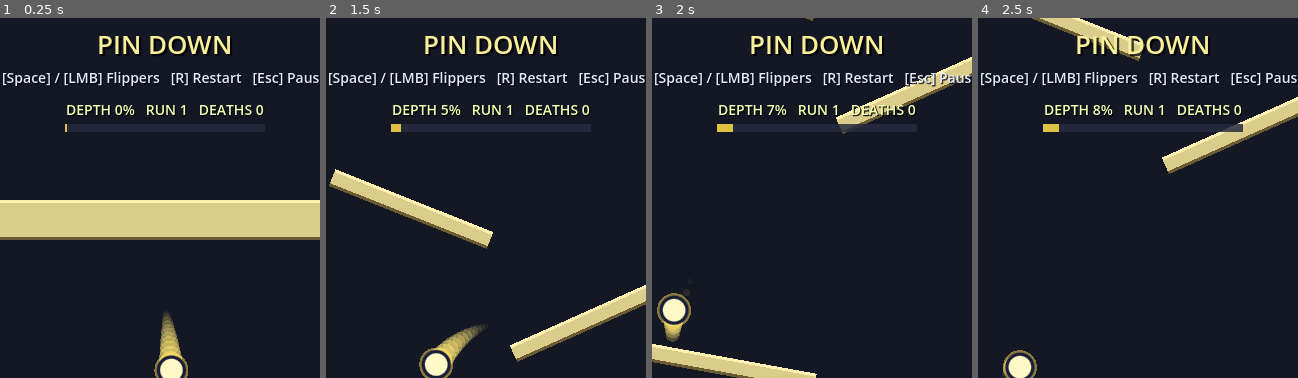
Above: before the commit, frames 1-4 (left to right).
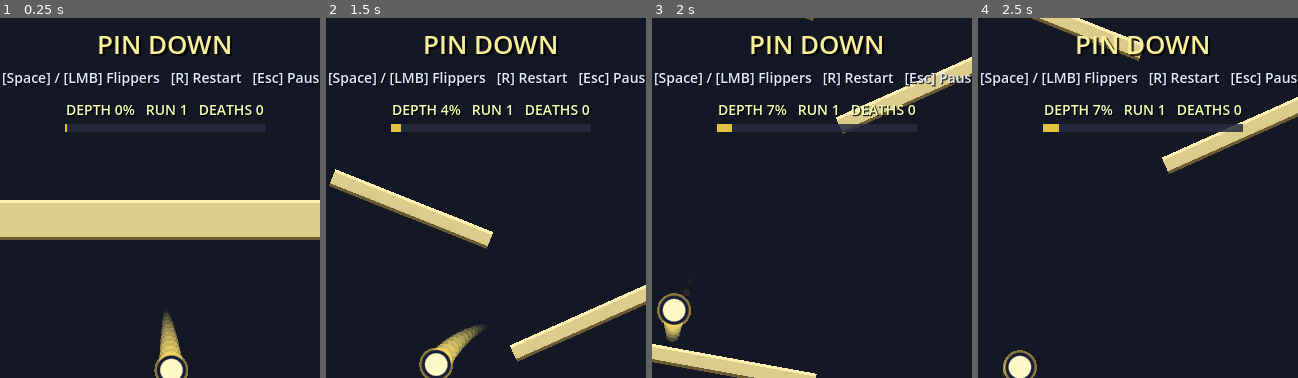
Above: after the commit, the same moments.

Repository: YonatanBenezra/InfinitePong
Game: Godot game, scene res://scenes/main.tscn
The game is run twice, just before and just after one commit, with the same random seed, the same clock (stepped at 60 frames per second) and the same inputs.
Inputs:
- Up to frame 1 (0.25 s): no input
- Up to frame 2 (1.5 s): hold Space (flipper) 0.53-1.28 s; tap Space (flipper) at 1.35 s
- Up to frame 3 (2 s): no input
- Up to frame 4 (2.5 s): hold Space (flipper) from 2.03 s (still down)
The pictures show only the part of the screen within x 24-74%, y 0-50%; the shares and areas given below are measured in that part.

Frame 1 is identical in both runs. In frame 2, less than 0.1% of the frame differs, in the area x 35-39%, y 24-28%; in frame 3, less than 0.1%; in frame 4, less than 0.1%.

Commit message:
Add audio cues for hazards and ricochets, implement biome filtering for chunk generation, and enhance flipper mechanics
- Added SfxHazard and SfxRicochet audio streams to main scene.
- Implemented hazard_sound and ricochet_sound functions in audio_synth.gd.
- Updated ball.gd to emit ball_ricochet event based on speed threshold.
- Enhanced chunk_definition.gd and chunk_generator.gd to support biome filtering for chunk selection.
- Added hazard_hit event in game_events.gd and updated hazard_spike.gd to emit this event on collision.

Diff:
--- /dev/null
+++ b/chunks/chunk_flip_inverted.tscn
@@ -0,0 +1,97 @@
+[gd_scene load_steps=6 format=3 uid="uid://cchunkfinv1"]
+
+[ext_resource type="PackedScene" path="res://scenes/flipper_flat.tscn" id="1"]
+[ext_resource type="PackedScene" path="res://scenes/flipper_standard.tscn" id="2"]
+
+[sub_resource type="RectangleShape2D" id="Rect_wall_tall"]
+size = Vector2(64, 440)
+
+[sub_resource type="RectangleShape2D" id="Rect_ledge"]
+size = Vector2(120, 22)
+
+[sub_resource type="RectangleShape2D" id="Rect_diamond"]
+size = Vector2(48, 48)
+
+[node name="ChunkFlipInverted" type="Node2D"]
+
+[node name="ConnectTop" type="Marker2D" parent="."]
+position = Vector2(320, 0)
+
+[node name="ConnectBottom" type="Marker2D" parent="."]
+position = Vector2(320, 420)
+
+[node name="BallSpawn" type="Marker2D" parent="."]
+position = Vector2(320, 48)
+
+[node name="WallLeft" type="StaticBody2D" parent="."]
+position = Vector2(40, 210)
+collision_layer = 1
+collision_mask = 0
+
+[node name="CollisionShape2D" type="CollisionShape2D" parent="WallLeft"]
+shape = SubResource("Rect_wall_tall")
+
+[node name="WallRight" type="StaticBody2D" parent="."]
+position = Vector2(600, 210)
+collision_layer = 1
+collision_mask = 0
+
+[node name="CollisionShape2D" type="CollisionShape2D" parent="WallRight"]
+shape = SubResource("Rect_wall_tall")
+
+[node name="TopLedgeLeft" type="StaticBody2D" parent="."]
+position = Vector2(140, 110)
+collision_layer = 1
+collision_mask = 0
+
+[node name="CollisionShape2D" type="CollisionShape2D" parent="TopLedgeLeft"]
+shape = SubResource("Rect_ledge")
+
+[node name="TopLedgeRight" type="StaticBody2D" parent="."]
+position = Vector2(500, 110)
+collision_layer = 1
+collision_mask = 0
+
+[node name="CollisionShape2D" type="CollisionShape2D" parent="TopLedgeRight"]
+shape = SubResource("Rect_ledge")
+
+[node name="BumperLeft" type="StaticBody2D" parent="."]
+position = Vector2(230, 200)
+rotation = 0.785398
+collision_layer = 1
+collision_mask = 0
+
+[node name="CollisionShape2D" type="CollisionShape2D" parent="BumperLeft"]
+shape = SubResource("Rect_diamond")
+
+[node name="BumperRight" type="StaticBody2D" parent="."]
+position = Vector2(410, 200)
+rotation = 0.785398
+collision_layer = 1
+collision_mask = 0
+
+[node name="CollisionShape2D" type="CollisionShape2D" parent="BumperRight"]
+shape = SubResource("Rect_diamond")
+
+[node name="InvertedFlipperLeft" parent="." instance=ExtResource("2")]
+position = Vector2(170, 290)
+rest_angle_deg = -32.0
+active_angle_deg = 38.0
+flick_speed_deg = 2400.0
+kick_impulse = 540.0
+
+[node name="InvertedFlipperRight" parent="." instance=ExtResource("2")]
+position = Vector2(470, 290)
+rotation = 3.141593
+rest_angle_deg = -32.0
+active_angle_deg = 38.0
+flick_speed_deg = 2400.0
+kick_impulse = 540.0
+mirror = true
+
+[node name="InvertedGate" parent="." instance=ExtResource("1")]
+position = Vector2(320, 360)
+active_offset = Vector2(0, 80)
+move_speed = 2600.0
+kick_impulse = 320.0
+contact_radius = 120.0
--- /dev/null
+++ b/resources/chunk_def_flip_inverted.tres
@@ -0,0 +1,11 @@
+[gd_resource type="Resource" load_steps=3 format=3 uid="uid://cdefinvflip1"]
+
+[ext_resource type="Script" path="res://scripts/chunk_definition.gd" id="1"]
+[ext_resource type="PackedScene" path="res://chunks/chunk_flip_inverted.tscn" id="2"]
+
+[resource]
+script = ExtResource("1")
+scene = ExtResource("2")
+difficulty = 3
+weight = 0.9
+tags = PackedStringArray("inverted_flipper", "skill")
--- a/scenes/main.tscn
+++ b/scenes/main.tscn
@@ -136,3 +136,9 @@
 
 [node name="SfxWin" type="AudioStreamPlayer" parent="."]
 bus = "Master"
+
+[node name="SfxHazard" type="AudioStreamPlayer" parent="."]
+bus = "Master"
+
+[node name="SfxRicochet" type="AudioStreamPlayer" parent="."]
+bus = "Master"
--- a/scripts/audio_synth.gd
+++ b/scripts/audio_synth.gd
@@ -78,6 +78,44 @@
 	return _pack(s)
 
 
+static func hazard_sound() -> AudioStreamWAV:
+	# Sharp, metallic stinger for spike contact — distinct from the longer
+	# death wail and the soft ball-impact thud. Short and bright.
+	var dur := 0.13
+	var n := int(dur * SR)
+	var s := PackedFloat32Array()
+	s.resize(n)
+	var rng := RandomNumberGenerator.new()
+	rng.seed = 9173
+	for i in n:
+		var t := float(i) / float(SR)
+		var u := t / dur
+		var env := pow(1.0 - u, 1.2) * (1.0 - exp(-u * 90.0))
+		var clang := sin(t * lerpf(1850.0, 760.0, u) * TAU)
+		var harm := sin(t * lerpf(2620.0, 1280.0, u) * TAU) * 0.5
+		var grit := (rng.randf() * 2.0 - 1.0) * 0.18
+		s[i] = (clang * 0.55 + harm * 0.3 + grit) * env * 0.5
+	return _pack(s)
+
+
+static func ricochet_sound() -> AudioStreamWAV:
+	# Brief upward zing for high-energy wall ricochets — telegraphs that
+	# the ball just kept a lot of momentum off a surface.
+	var dur := 0.075
+	var n := int(dur * SR)
+	var s := PackedFloat32Array()
+	s.resize(n)
+	for i in n:
+		var t := float(i) / float(SR)
+		var u := t / dur
+		var freq := lerpf(1100.0, 2600.0, pow(u, 0.7))
+		var env := pow(1.0 - u, 0.9) * (1.0 - exp(-u * 120.0))
+		var sine := sin(t * freq * TAU)
+		var detune := sin(t * freq * 1.01 * TAU) * 0.4
+		s[i] = (sine + detune) * env * 0.4
+	return _pack(s)
+
+
 static func win_sound() -> AudioStreamWAV:
 	# Triumphant arpeggio C5 -> E5 -> G5 -> C6.
 	var notes := [523.25, 659.25, 783.99, 1046.50]
--- a/scripts/ball.gd
+++ b/scripts/ball.gd
@@ -15,6 +15,9 @@
 @export var ball_glow_color: Color = Color(1.0, 0.85, 0.35, 0.5)
 @export var outline_color: Color = Color(0.1, 0.12, 0.22)
 @export var hit_cooldown: float = 0.05
+## Above this speed at the moment of impact, the contact is treated as a
+## ricochet (distinct audio cue) rather than a generic thud.
+@export var ricochet_speed_threshold: float = 720.0
 @export var trail_length: int = 14
 @export var trail_color: Color = Color(1.0, 0.9, 0.45, 0.55)
 @export var spawn_impulse: Vector2 = Vector2(0, 120)
@@ -74,7 +77,11 @@
 	if now - _last_hit_time < hit_cooldown:
 		return
 	_last_hit_time = now
-	GameEvents.ball_hit.emit(linear_velocity.length())
+	var speed := linear_velocity.length()
+	if speed >= ricochet_speed_threshold:
+		GameEvents.ball_ricochet.emit(speed)
+	else:
+		GameEvents.ball_hit.emit(speed)
 
 
 func _draw() -> void:
--- a/scripts/chunk_definition.gd
+++ b/scripts/chunk_definition.gd
@@ -1,6 +1,31 @@
 extends Resource
 class_name ChunkDefinition
+## Data-driven chunk descriptor (GDD: "Chunks should ideally be data/prefab
+## driven: difficulty value, allowed biome, hazard pool, connection points").
+##
+## - scene: the PackedScene to instantiate.
+## - difficulty: cost subtracted from the level's difficulty budget.
+## - weight: relative pick weight in the weighted-random selection.
+## - biome: optional tag (e.g. &"factory", &"ice"). Empty = any biome.
+##   Filtering by biome is opt-in on the generator side, so legacy chunks
+##   with no biome set always pass.
+## - hazard_pool: optional set of hazard PackedScenes this chunk is allowed
+##   to spawn at runtime. Empty = whatever the scene declares statically.
+## - connection_tags: marker names exposed by this chunk besides the default
+##   ConnectTop/ConnectBottom (reserved for future multi-exit chunks).
+## - tags: free-form labels for filtering and analytics ("learner",
+##   "vertical", "puzzle", etc.).
 
 @export var scene: PackedScene
 @export var difficulty: int = 1
 @export var weight: float = 1.0
+@export var biome: StringName = &""
+@export var hazard_pool: Array[PackedScene] = []
+@export var connection_tags: PackedStringArray = PackedStringArray()
+@export var tags: PackedStringArray = PackedStringArray()
+
+
+func matches_biome(active_biome: StringName) -> bool:
+	if active_biome == &"" or biome == &"":
+		return true
+	return biome == active_biome
--- a/scripts/chunk_generator.gd
+++ b/scripts/chunk_generator.gd
@@ -15,6 +15,10 @@
 @export var chunk_pool: Array[ChunkDefinition] = []
 @export var start_chunk: ChunkDefinition
 @export var finale_chunk: ChunkDefinition
+## Optional biome filter. Empty = include every chunk regardless of its
+## biome tag. Set to e.g. &"factory" to restrict to chunks marked for that
+## biome (or chunks with no biome set, which act as universal).
+@export var active_biome: StringName = &""
 
 
 func _ensure_defaults() -> void:
@@ -30,6 +34,7 @@
 			preload("res://resources/chunk_def_flip_std.tres"),
 			preload("res://resources/chunk_def_flip_flat.tres"),
 			preload("res://resources/chunk_def_flip_drop.tres"),
+			preload("res://resources/chunk_def_flip_inverted.tres"),
 			preload("res://resources/chunk_def_spikes_static.tres"),
 			preload("res://resources/chunk_def_spikes_moving.tres"),
 			preload("res://resources/chunk_def_gauntlet.tres"),
@@ -63,10 +68,12 @@
 	return out
 
 
-func _filter_max(pool: Array[ChunkDefinition], max_difficulty: int) -> Array[ChunkDefinition]:
+func _filter_biome(pool: Array[ChunkDefinition]) -> Array[ChunkDefinition]:
+	if active_biome == &"":
+		return pool
 	var out: Array[ChunkDefinition] = []
 	for c in pool:
-		if c.difficulty <= max_difficulty:
+		if c.matches_biome(active_biome):
 			out.append(c)
 	return out
 
@@ -100,6 +107,12 @@
 	# First couple of mids on run 1 should be easy so player learns.
 	var easy_threshold: int = 2 if run_count == 1 else 0
 
+	# Pre-filter the pool by active biome once. Empty biome = pass everything.
+	var biome_pool := _filter_biome(chunk_pool)
+	if biome_pool.is_empty():
+		push_warning("ChunkGenerator: active_biome %s has no matching chunks; falling back to full pool" % active_biome)
+		biome_pool = chunk_pool
+
 	var sequence: Array[ChunkDefinition] = []
 	sequence.append(start_chunk)
 	remaining_budget -= start_chunk.difficulty
@@ -110,7 +123,7 @@
 			max_diff_here = mini(remaining_budget, easy_threshold)
 		var picked: ChunkDefinition = null
 		for _attempt in config.max_pick_attempts_per_slot:
-			var candidate: ChunkDefinition = _pick_weighted(rng, chunk_pool)
+			var candidate: ChunkDefinition = _pick_weighted(rng, biome_pool)
 			if candidate.difficulty > max_diff_here:
 				continue
 			if last_def != null and candidate == last_def:
@@ -118,10 +131,10 @@
 			picked = candidate
 			break
 		if picked == null:
-			var fitting := _filter_fitting(chunk_pool, max_diff_here)
+			var fitting := _filter_fitting(biome_pool, max_diff_here)
 			if fitting.is_empty():
-				var easiest: ChunkDefinition = chunk_pool[0]
-				for c in chunk_pool:
+				var easiest: ChunkDefinition = biome_pool[0]
+				for c in biome_pool:
 					if c.difficulty < easiest.difficulty:
 						easiest = c
 				picked = easiest
--- a/scripts/flipper_flat.gd
+++ b/scripts/flipper_flat.gd
@@ -1,14 +1,14 @@
 extends AnimatableBody2D
 ## Flat flipper: translates as a rigid plate between rest and active offset.
 ##
-## active_offset = the displacement applied when the flipper is pressed.
-## A negative Y means an upward pop (the normal case). Positive Y would
-## slam the plate downward, which is rejected — the kick impulse is always
-## clamped to be non-downward so pressing flip never launches the ball
-## straight into the floor.
+## Two modes (GDD: hold-to-activate, with two starting positions):
+##  - Default pop (active_offset.y < 0): plate rests low, pops up when held.
+##  - Inverted drop (active_offset.y > 0): plate rests high (often blocking
+##    the path), drops down when held so the ball can pass.
 ##
-## On the press edge, applies an instantaneous impulse to any ball within
-## contact range, in the active_offset direction.
+## The kick impulse follows the configured active_offset direction in both
+## modes, so an inverted plate gently pushes the ball downward through the
+## opening rather than fighting the player's intent.
 
 @export var active_offset: Vector2 = Vector2(0, -90)
 @export var move_speed: float = 3000.0
@@ -47,19 +47,4 @@
 	var dir := active_offset.normalized()
 	if dir == Vector2.ZERO:
 		dir = Vector2.UP
-	# Safety: a flat flipper press must never push the ball downward into
-	# the floor. If the configured offset is downward, kick in the direction
-	# the ball is already going relative to the plate (most likely upward
-	# off the plate's contact).
-	if dir.y > 0.0:
-		var to_ball := (ball.global_position - global_position)
-		if to_ball.length() > 0.001:
-			dir = to_ball.normalized()
-		else:
-			dir = Vector2.UP
-		# Final clamp: even a near-horizontal kick is fine, but no pure-down.
-		dir.y = minf(dir.y, 0.0)
-		if dir == Vector2.ZERO:
-			dir = Vector2.UP
-		dir = dir.normalized()
 	ball.linear_velocity += dir * kick_impulse
--- a/scripts/flipper_standard.gd
+++ b/scripts/flipper_standard.gd
@@ -1,17 +1,17 @@
 extends AnimatableBody2D
 ## Standard pinball flipper: rotates around its origin (the pivot).
 ##
-## Convention (matches real pinball):
-##  - At rest, bar hangs DOWN from pivot (rest_angle_deg > 0 = tilted below
-##    the local horizontal).
-##  - When pressed, bar swings UP (active_angle_deg < 0 = tilted above
-##    the local horizontal).
-##  - For a right-side flipper, set mirror=true so the bar swings in the
-##    opposite world direction while still appearing to flick upward.
+## Two modes (GDD: "some start lowered and move upward when held, some
+## start fully raised and return downward while held"):
+##  - Default (upward swing): rest_angle_deg > active_angle_deg.
+##    Bar hangs down, pressing swings it up. This is the classic flipper.
+##  - Inverted (downward swing): rest_angle_deg < active_angle_deg.
+##    Bar starts raised (often blocking the path), pressing drops it.
 ##
-## - flick_speed_deg controls how fast the bar moves between rest/active.
-## - On the press edge, applies a single impulse to any ball touching the
-##   bar so the flick feels like a real kick beyond pure kinematic motion.
+## The kick direction follows the actual swing automatically — no need to
+## reconfigure it for the inverted case. For a right-side flipper, set
+## mirror=true so the swing mirrors in world space while still using the
+## same angle conventions.
 
 @export var rest_angle_deg: float = 30.0
 @export var active_angle_deg: float = -52.0
@@ -74,9 +74,11 @@
 	# against pushing a ball INTO the bar when it's barely overlapping.
 	var away_dir: Vector2 = offset.normalized() if dist > 0.001 else swing_normal
 	var kick_dir := (away_dir + swing_normal).normalized()
-	# Safety: a flipper should never push the ball straight down. Cap the
-	# downward (positive Y) component so even degenerate geometry stays sane.
-	if kick_dir.y > 0.35:
+	# Safety: only clamp the downward (positive Y) component for default
+	# upward-swinging flippers — for inverted flippers, swinging downward
+	# IS the intent, so let the kick follow the swing direction freely.
+	var swings_upward := swing_sign < 0.0
+	if swings_upward and kick_dir.y > 0.35:
 		kick_dir.y = 0.35
 		kick_dir = kick_dir.normalized()
 	# Tip of the bar has more leverage than the base.
--- a/scripts/game_controller.gd
+++ b/scripts/game_controller.gd
@@ -29,6 +29,8 @@
 @onready var _sfx_hit: AudioStreamPlayer = $SfxHit
 @onready var _sfx_death: AudioStreamPlayer = $SfxDeath
 @onready var _sfx_win: AudioStreamPlayer = $SfxWin
+@onready var _sfx_hazard: AudioStreamPlayer = $SfxHazard
+@onready var _sfx_ricochet: AudioStreamPlayer = $SfxRicochet
 
 var _ball: RigidBody2D
 var _generator: ChunkGenerator
@@ -49,7 +51,9 @@
 	GameEvents.player_died.connect(_on_player_died)
 	GameEvents.level_completed.connect(_on_level_completed)
 	GameEvents.ball_hit.connect(_on_ball_hit)
+	GameEvents.ball_ricochet.connect(_on_ball_ricochet)
 	GameEvents.flipper_fired.connect(_on_flipper_fired)
+	GameEvents.hazard_hit.connect(_on_hazard_hit)
 	_pause_label.visible = false
 	_center.visible = false
 	if _vignette:
@@ -76,6 +80,12 @@
 	if _sfx_win:
 		_sfx_win.stream = AudioSynth.win_sound()
 		_sfx_win.volume_db = -2.0
+	if _sfx_hazard:
+		_sfx_hazard.stream = AudioSynth.hazard_sound()
+		_sfx_hazard.volume_db = -5.0
+	if _sfx_ricochet:
+		_sfx_ricochet.stream = AudioSynth.ricochet_sound()
+		_sfx_ricochet.volume_db = -8.0
 
 
 func _process(delta: float) -> void:
@@ -213,6 +223,19 @@
 	_shake(s)
 
 
+func _on_ball_ricochet(speed: float) -> void:
+	# High-energy wall hit: distinct cue + a touch more shake.
+	_play_sfx(_sfx_ricochet)
+	var s := clampf((speed - 720.0) / 1200.0, 0.0, 1.0) * 8.0 + 2.0
+	_shake(s)
+
+
+func _on_hazard_hit() -> void:
+	# Plays slightly before the death wail so the player hears the
+	# "I touched a spike" cue distinctly from the "I died" cue.
+	_play_sfx(_sfx_hazard)
+
+
 func _on_flipper_fired() -> void:
 	_play_sfx(_sfx_flip)
 	_shake(2.0)
--- a/scripts/game_events.gd
+++ b/scripts/game_events.gd
@@ -4,4 +4,6 @@
 signal player_died
 signal level_completed
 signal ball_hit(speed: float)
+signal ball_ricochet(speed: float)
 signal flipper_fired
+signal hazard_hit
--- a/scripts/hazard_spike.gd
+++ b/scripts/hazard_spike.gd
@@ -1,5 +1,9 @@
 extends Area2D
 ## Spike hazard: instant death on ball contact (GDD).
+##
+## Emits a dedicated `hazard_hit` event in addition to `player_died` so
+## the audio layer can play a distinct hazard-collision stinger separate
+## from the longer player-death wail.
 
 
 func _ready() -> void:
@@ -8,4 +12,5 @@
 
 func _on_body_entered(body: Node2D) -> void:
 	if body.is_in_group("ball"):
+		GameEvents.hazard_hit.emit()
 		GameEvents.player_died.emit()
--- a/scripts/moving_hazard.gd
+++ b/scripts/moving_hazard.gd
@@ -33,14 +33,20 @@
 		_delay_left -= delta
 		return
 	# Advance phase across a full sweep cycle [0, 2*range_px] then mirror.
+	# Sweep period is sized so the average speed across the cycle is the
+	# configured `speed`, regardless of ease — peak speed scales up with
+	# easing, but per-cycle travel time stays predictable for level design.
 	var sweep_time := (4.0 * range_px) / maxf(speed, 1.0)
 	if sweep_time <= 0.0:
 		return
 	_phase = fmod(_phase + delta / sweep_time, 1.0)
-	# Triangle wave in [0,1] mapped to [-range, +range].
+	# Linear triangle position in [-1, +1].
 	var tri := 1.0 - absf(_phase * 2.0 - 1.0) * 2.0
-	# Optional ease toward ends (sin-shaped position).
-	var eased := lerpf(tri, sin(tri * PI * 0.5), ease_amount)
+	# Cosine position in [-1, +1] — same endpoints/midpoint as the triangle
+	# but with zero velocity at the endpoints, so the hazard genuinely slows
+	# and reverses smoothly when ease_amount = 1.
+	var cosine_pos := -cos(_phase * TAU)
+	var eased := lerpf(tri, cosine_pos, ease_amount)
 	var dir := axis.normalized()
 	if dir == Vector2.ZERO:
 		dir = Vector2.RIGHT
